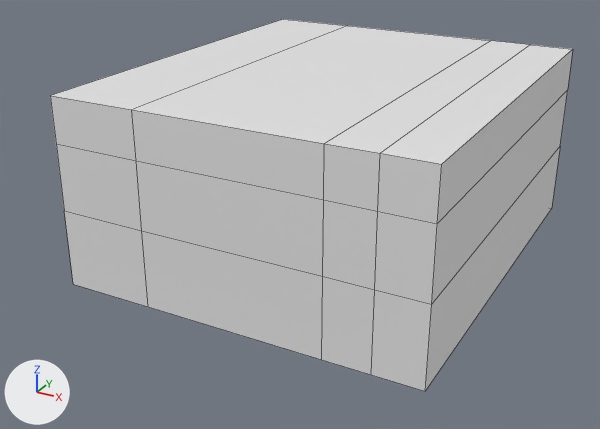
The FBX model TBA-MasterD/Assets/Prefabs/Jorge/Layout 1/Main Room/Training Room.fbx: old version first, new version second.
Rendered twice from a 50 mm lens placed at (15.8, -45.4, 13.7), pointed at (-0.8, -15.1, -1.5). Every picture has the same lights, and +X, +Y and +Z are marked at lower left. Mesh edges are drawn as thin lines.

The scene before the commit, as lines of its bpy script (objects in view):
```python
me_plane_007 = bpy.data.meshes.new('Plane.007')
me_plane_007.from_pydata(...)  # 80 vertices, 70 faces; spans x -8.1..8.1, y -17.2..1.1, z -3.6..4.8
me_plane_017 = bpy.data.meshes.new('Plane.017')
me_plane_017.from_pydata([(-9.2, -9.1, 0.0), (-9.2, 9.1, 0.0), (-5.2, 9.1, 0.0), (2.8, 9.1, 0.0), (4.8, 9.1, 0.0), (-5.2, -9.1, 0.0), (2.8, -9.1, 0.0), (4.8, -9.1, 0.0), (6.8, 9.1, 0.0), (6.8, -9.1, 0.0)], [], [(4, 3, 6, 7), (3, 2, 5, 6), (2, 1, 0, 5), (4, 7, 9, 8)])
ob_floor = bpy.data.objects.new('Floor', me_plane_017)
ob_floor.location = (1.2, -13.07, -3.46)
ob_training_building = bpy.data.objects.new('Training Building', me_plane_007)
ob_training_building.location = (0.0, -5.01, 0.0)
```
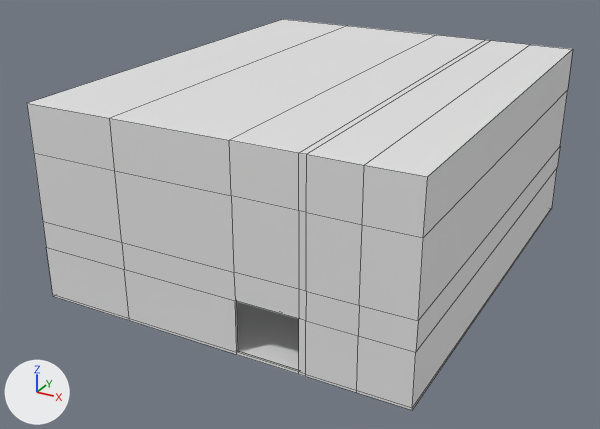
Where the change shows, as pixel boxes (x1, y1, x2, y2) in the pictures (600 x 429 px):
'Training Building', reshaped, moved: before (50, 19, 573, 391); after (27, 19, 573, 410)
'Floor', mesh rescaled (not visible before): after (237, 302, 299, 370)
part 2 of me_plane_007, rebuilt (not visible before): after (27, 19, 573, 410)
part 3 of me_plane_007, deleted: before (50, 19, 573, 391)

The edits, one by one:
me_plane_017 has 10 vertices, 4 faces and spans x -9.2..6.8, y -9.1..9.1, z 0.0.
me_plane_017 is used by ob_floor; location (1.2, -13.07, -3.46).
me_plane_017 part 1: the whole mesh is scaled about its middle by (1, 1.07, 1), then moved by (0.0, -0.6, 0.0).
me_plane_007 is used by ob_training_building; location (0.0, -5.01, 0.0).
me_plane_007 had 80 vertices, 70 faces and spanned x -8.1..8.1, y -17.2..1.1, z -3.6..4.8.
me_plane_007 now has 148 vertices, 136 faces and spans x -9.3..6.9, y -10.4..9.2, z -4.6..3.8.
me_plane_007 part 2: the loose piece of 40 vertices spanning x -8.0..8.0, y -17.1..1.0, z -3.5..4.7 is rebuilt with 148 vertices and now spans x -9.3..6.9, y -10.4..9.2, z -4.6..3.8.
me_plane_007 part 3: the loose piece of 40 vertices spanning x -8.1..8.1, y -17.2..1.1, z -3.6..4.8 is deleted.
Object 'Training Building' (ob_training_building) moves from (0.0, -5.01, 0.0) to (1.2, -13.06, 1.0).
